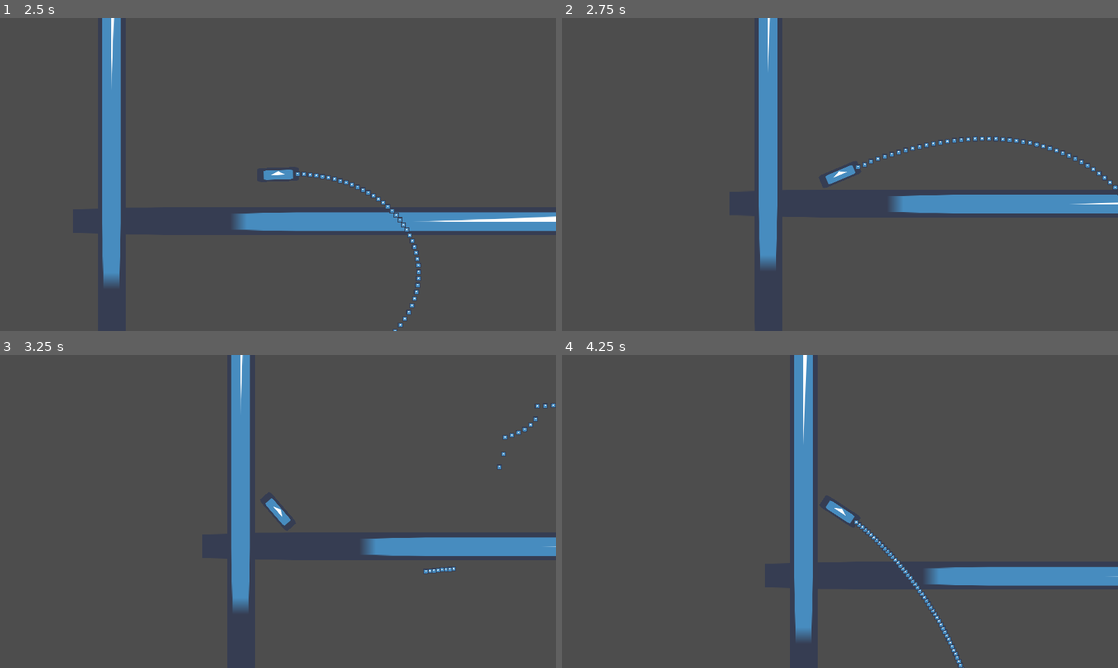
Above: before the commit, frames 1-4 (two rows, left to right).
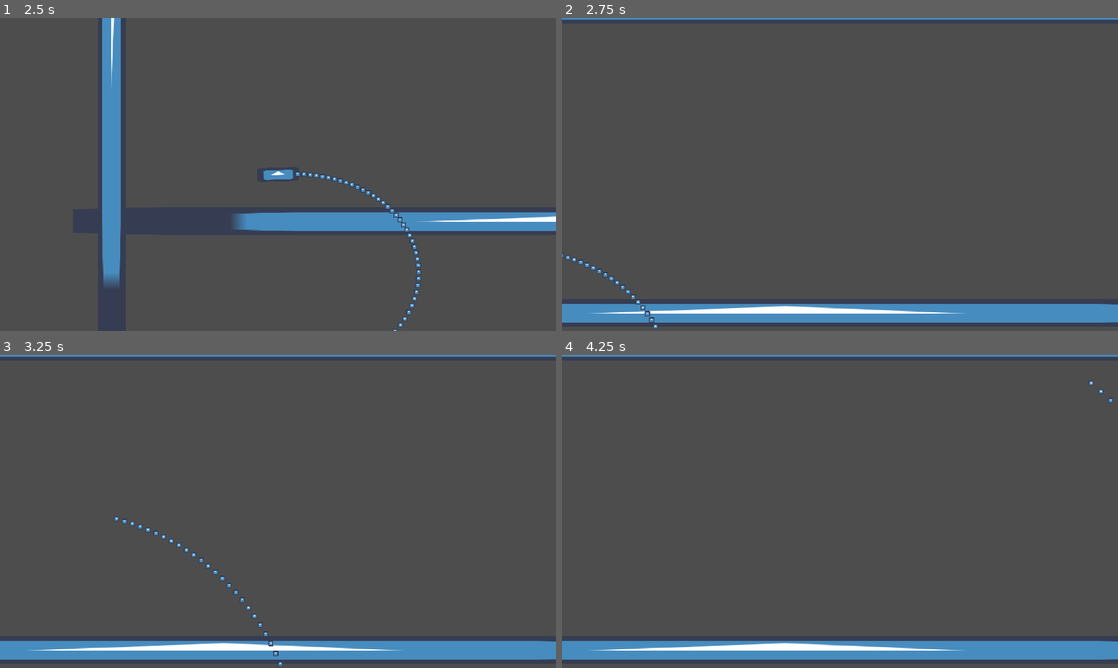
Above: after the commit, the same moments.

Repository: SmallConfusion/The-Gatler
Game: Godot game, scene res://scenes/levels/level_1.tscn
The game is run twice, just before and just after one commit, with the same random seed, the same clock (stepped at 60 frames per second) and the same inputs. The engine's default icon, where the game draws it, is replaced by a stand-in: a white triangle on a blue panel in a dark square.
Inputs (mouse positions are in pixels of both pictures, inside the frame that each line leads up to):
- Up to frame 1 (2.5 s): move the mouse to (400, 158) at 0.52 s; press the mouse at (400, 158) at 0.53 s; move the mouse to (166, 190) at 1.27 s; release the mouse at (166, 190) at 1.28 s; click (166, 190) at 1.35 s; move the mouse to (333, 105) at 2.02 s; press the mouse at (333, 105) at 2.03 s
- Up to frame 2 (2.75 s): no input
- Up to frame 3 (3.25 s): move the mouse to (250, 574) at 2.77 s; release the mouse at (250, 574) at 2.78 s; click (250, 574) at 2.85 s
- Up to frame 4 (4.25 s): move the mouse to (1006, 558) at 3.52 s; press the mouse at (1006, 558) at 3.53 s

Frame 1 is identical in both runs. In frame 2, 12% of the frame differs, in the area x 0-100%, y 0-100%; in frame 3, 12%; in frame 4, 12%.

Commit message:
Fixed bug

Diff:
--- a/src/project.godot
+++ b/src/project.godot
@@ -34,6 +34,11 @@
 ]
 }
 
+[layer_names]
+
+2d_physics/layer_1="Player"
+2d_physics/layer_2="Enemy"
+
 [physics]
 
 common/physics_ticks_per_second=120
--- a/src/scenes/levels/level_1.tscn
+++ b/src/scenes/levels/level_1.tscn
@@ -1,10 +1,14 @@
-[gd_scene load_steps=4 format=3 uid="uid://d4fbjm3v6knfp"]
+[gd_scene load_steps=6 format=3 uid="uid://d4fbjm3v6knfp"]
 
 [ext_resource type="PackedScene" uid="uid://dxfytd662m1kl" path="res://scenes/objects/player.tscn" id="1_milha"]
 [ext_resource type="Texture2D" uid="uid://bnb0ah6gxki3b" path="res://icon.png" id="1_n16tt"]
+[ext_resource type="Script" path="res://scripts/components/hurtbox.gd" id="3_ax5k6"]
 
 [sub_resource type="RectangleShape2D" id="RectangleShape2D_obiph"]
 size = Vector2(2450, 68)
+
+[sub_resource type="RectangleShape2D" id="RectangleShape2D_x3n53"]
+size = Vector2(237, 871)
 
 [node name="Node2D" type="Node2D"]
 
@@ -56,3 +60,12 @@
 [node name="CollisionShape2D" type="CollisionShape2D" parent="StaticBody2D4"]
 position = Vector2(-9, 0)
 shape = SubResource("RectangleShape2D_obiph")
+
+[node name="Hurtbox" type="Area2D" parent="."]
+collision_layer = 3
+collision_mask = 3
+script = ExtResource("3_ax5k6")
+
+[node name="CollisionShape2D" type="CollisionShape2D" parent="Hurtbox"]
+position = Vector2(-520, 354)
+shape = SubResource("RectangleShape2D_x3n53")
--- a/src/scenes/objects/bullets/player_bullet.tscn
+++ b/src/scenes/objects/bullets/player_bullet.tscn
@@ -6,6 +6,7 @@
 [ext_resource type="Script" path="res://scripts/components/death.gd" id="5_llu0b"]
 [ext_resource type="Script" path="res://scripts/components/hurtbox.gd" id="6_taqbn"]
 [ext_resource type="Script" path="res://scripts/components/health.gd" id="6_yiw07"]
+[ext_resource type="Script" path="res://scripts/components/hitbox.gd" id="7_47vwf"]
 
 [sub_resource type="RectangleShape2D" id="RectangleShape2D_p37rw"]
 size = Vector2(12, 12)
@@ -27,7 +28,16 @@
 script = ExtResource("6_yiw07")
 
 [node name="Hurtbox" type="Area2D" parent="."]
+collision_layer = 2
+collision_mask = 2
 script = ExtResource("6_taqbn")
+self_damage = 1.0
 
 [node name="CollisionShape2D" type="CollisionShape2D" parent="Hurtbox"]
 shape = SubResource("RectangleShape2D_p37rw")
+
+[node name="Hitbox" type="Area2D" parent="."]
+script = ExtResource("7_47vwf")
+
+[node name="CollisionShape2D" type="CollisionShape2D" parent="Hitbox"]
+shape = SubResource("RectangleShape2D_p37rw")
--- a/src/scripts/components/hurtbox.gd
+++ b/src/scripts/components/hurtbox.gd
@@ -2,7 +2,11 @@
 class_name Hurtbox
 
 @export var damage := 1.0
-@export var self_damage := 1.0
+@export var self_damage := 0.0
+
+
+func _ready():
+	connect("area_entered", _on_area_entered)
 
 
 func _on_area_entered(area):
Not shown: 1 places in src/scenes/objects/bullets/player_bullet.tscn that only renumber resources
